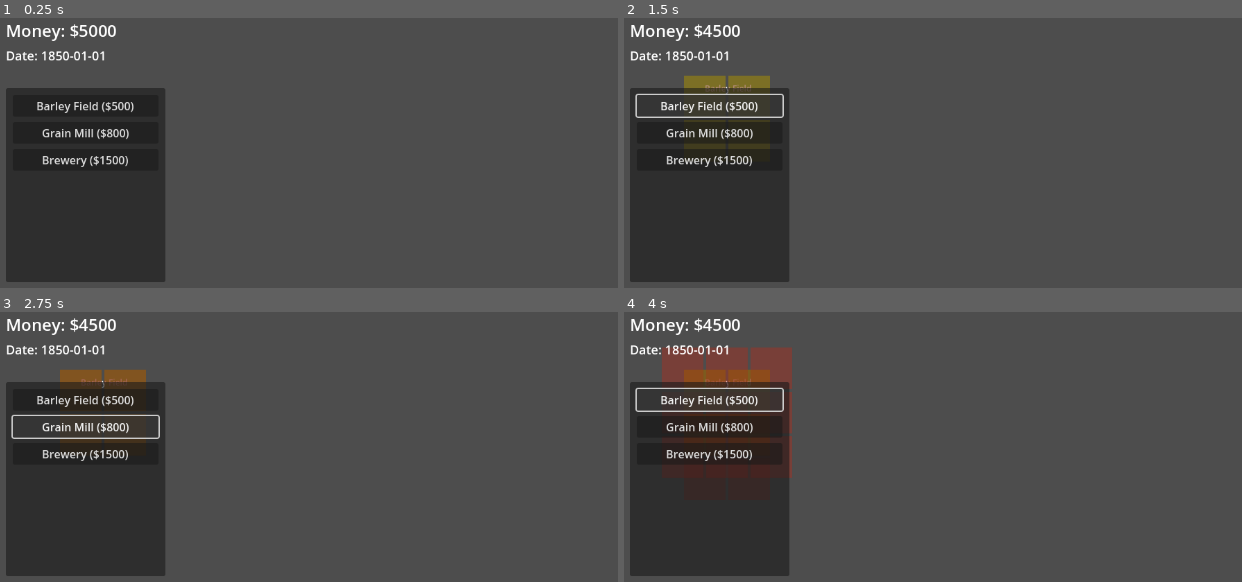
Above: before the commit, frames 1-4 (two rows, left to right).
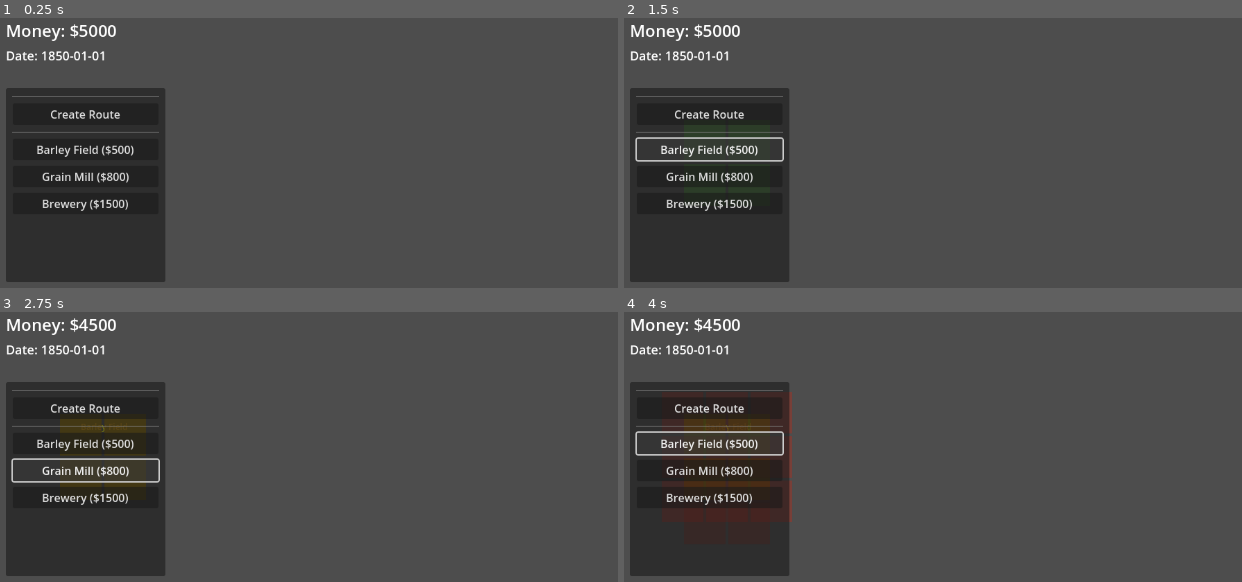
Above: after the commit, the same moments.

Repository: GergelyKrista/butykos
Game: Godot game, scene res://scenes/world_map/world_map.tscn
The game is run twice, just before and just after one commit, with the same random seed, the same clock (stepped at 60 frames per second) and the same inputs.
Inputs (mouse positions are in pixels of both pictures, inside the frame that each line leads up to):
- Up to frame 1 (0.25 s): no input
- Up to frame 2 (1.5 s): click (710, 115) at 0.5 s, where only the run after the commit has a clickable "Create Route"; click "Barley Field ($500)" at 1.25 s
- Up to frame 3 (2.75 s): click "Grain Mill ($800)" at 2 s
- Up to frame 4 (4 s): click "Brewery ($1500)" at 2.75 s; click "Barley Field ($500)" at 3.5 s

The runs differ from the first frame. In frame 1, 1.9% of the frame differs, in the area x 1-26%, y 28-72%; in frame 2, 3.8%; in frame 3, 4.4%; in frame 4, 6.5%, in the area x 1-28%, y 13-78%.

Commit message:
Add route creation UI and facility interaction
Route Creation System:
- "Create Route" button in build menu
- Two-click route creation: source facility → destination facility
- Automatic product detection based on facility compatibility
- Visual feedback with yellow highlight for selected source
- Route mode cancellation with right-click or Escape

UI Updates:
- Added "Create Route" button with separators in build menu
- Signal system for route creation events
- Connected route button to world map controller

Route Creation Logic:
- Validates facilities exist and are different
- Determines product to transport based on:
  * Source output matches destination input (preferred)
  * Falls back to source output if no specific input
- Automatic route creation once both facilities selected
- Cleans up highlighting on completion/cancellation

User Flow:
1. Click "Create Route" button
2. Click on source facility (turns yellow)
3. Click on destination facility
4. Route automatically created with correct product
5. Vehicle starts transporting goods

This enables players to connect their production chains:
- Barley Field → Grain Mill (transports barley)
- Grain Mill → Brewery (transports malt)

🤖 Generated with [Claude Code](https://claude.com/claude-code)

Co-Authored-By: Claude <noreply@anthropic.com>

Diff:
--- a/scenes/world_map/world_map.gd
+++ b/scenes/world_map/world_map.gd
@@ -22,6 +22,12 @@
 var placement_mode: bool = false
 var placement_facility_id: String = ""
 var placement_preview: Node2D = null
+
+# Route creation mode
+var route_mode: bool = false
+var route_source_id: String = ""
+var route_destination_id: String = ""
+var route_product: String = ""
 
 # Mouse/input state
 var mouse_grid_pos: Vector2i = Vector2i.ZERO
@@ -70,10 +76,20 @@
 			elif event.button_index == MOUSE_BUTTON_RIGHT and event.pressed:
 				_cancel_placement()
 
-	# Cancel placement with Escape
+	# Route mode input
+	if route_mode:
+		if event is InputEventMouseButton:
+			if event.button_index == MOUSE_BUTTON_LEFT and event.pressed:
+				_try_select_facility_for_route()
+			elif event.button_index == MOUSE_BUTTON_RIGHT and event.pressed:
+				_cancel_route_mode()
+
+	# Cancel placement/route mode with Escape
 	if event.is_action_pressed("ui_cancel"):
 		if placement_mode:
 			_cancel_placement()
+		elif route_mode:
+			_cancel_route_mode()
 
 
 func _process(_delta: float) -> void:
@@ -273,3 +289,116 @@
 func _on_build_button_pressed(facility_id: String) -> void:
 	"""Handle build button press from UI"""
 	start_placement_mode(facility_id)
+
+
+# ========================================
+# ROUTE CREATION
+# ========================================
+
+func start_route_mode() -> void:
+	"""Enter route creation mode"""
+	route_mode = true
+	route_source_id = ""
+	route_destination_id = ""
+	print("Route mode started - Click source facility, then destination facility")
+
+
+func _try_select_facility_for_route() -> void:
+	"""Try to select a facility for route creation"""
+	var facility = WorldManager.get_facility_at_position(mouse_grid_pos)
+
+	if facility.is_empty():
+		print("No facility at this location")
+		return
+
+	var facility_id = facility.id
+
+	# First click: select source
+	if route_source_id.is_empty():
+		route_source_id = facility_id
+		print("Route source selected: %s - Now click destination" % facility_id)
+		# Highlight source facility
+		_highlight_facility(facility_id, Color.YELLOW)
+		return
+
+	# Second click: select destination and create route
+	if route_destination_id.is_empty():
+		if facility_id == route_source_id:
+			print("Cannot create route to same facility")
+			return
+
+		route_destination_id = facility_id
+		print("Route destination selected: %s" % facility_id)
+
+		# Determine what product to transport
+		var product = _determine_route_product(route_source_id, route_destination_id)
+
+		if product.is_empty():
+			print("No compatible product found for this route")
+			_cancel_route_mode()
+			return
+
+		# Create the route
+		var route_id = LogisticsManager.create_route(route_source_id, route_destination_id, product)
+
+		if not route_id.is_empty():
+			print("Route created: %s" % route_id)
+			# TODO: Visualize route on map
+
+		_cancel_route_mode()
+
+
+func _determine_route_product(source_id: String, dest_id: String) -> String:
+	"""Determine what product should be transported on this route"""
+	var source = WorldManager.get_facility(source_id)
+	var dest = WorldManager.get_facility(dest_id)
+
+	var source_def = DataManager.get_facility_data(source.type)
+	var dest_def = DataManager.get_facility_data(dest.type)
+
+	# Get what the source produces
+	var source_output = source_def.get("production", {}).get("output", "")
+
+	# Get what the destination needs
+	var dest_input = dest_def.get("production", {}).get("input", "")
+
+	# Match output to input
+	if not source_output.is_empty() and source_output == dest_input:
+		return source_output
+
+	# Default to source output if destination doesn't specify
+	if not source_output.is_empty():
+		return source_output
+
+	return ""
+
+
+func _cancel_route_mode() -> void:
+	"""Cancel route creation mode"""
+	if not route_source_id.is_empty():
+		_unhighlight_facility(route_source_id)
+
+	route_mode = false
+	route_source_id = ""
+	route_destination_id = ""
+	route_product = ""
+	print("Route mode cancelled")
+
+
+func _highlight_facility(facility_id: String, color: Color) -> void:
+	"""Highlight a facility"""
+	var facility_node = facilities_container.get_node_or_null(facility_id)
+	if facility_node:
+		facility_node.modulate = color
+
+
+func _unhighlight_facility(facility_id: String) -> void:
+	"""Remove highlight from a facility"""
+	var facility_node = facilities_container.get_node_or_null(facility_id)
+	if facility_node:
+		facility_node.modulate = Color.WHITE
+
+
+func _on_create_route_button_pressed() -> void:
+	"""Handle create route button press from UI"""
+	start_route_mode()
--- a/scenes/world_map/world_map.tscn
+++ b/scenes/world_map/world_map.tscn
@@ -66,3 +66,4 @@
 theme_override_constants/separation = 8
 
 [connection signal="build_button_pressed" from="UI" to="." method="_on_build_button_pressed"]
+[connection signal="create_route_button_pressed" from="UI" to="." method="_on_create_route_button_pressed"]
--- a/scenes/world_map/world_map_ui.gd
+++ b/scenes/world_map/world_map_ui.gd
@@ -17,6 +17,7 @@
 # ========================================
 
 signal build_button_pressed(facility_id: String)
+signal create_route_button_pressed()
 
 # ========================================
 # INITIALIZATION
@@ -70,6 +71,20 @@
 	if not build_menu:
 		return
 
+	# Add separator
+	var separator = HSeparator.new()
+	build_menu.add_child(separator)
+
+	# Add "Create Route" button at the top
+	var route_button = Button.new()
+	route_button.text = "Create Route"
+	route_button.pressed.connect(_on_create_route_button_clicked)
+	build_menu.add_child(route_button)
+
+	# Add separator
+	var separator2 = HSeparator.new()
+	build_menu.add_child(separator2)
+
 	# Get all facility definitions
 	var facilities = DataManager.get_all_facilities()
 
@@ -91,3 +106,9 @@
 	"""Handle build button click"""
 	print("Build button clicked: %s" % facility_id)
 	build_button_pressed.emit(facility_id)
+
+
+func _on_create_route_button_clicked() -> void:
+	"""Handle create route button click"""
+	print("Create route button clicked")
+	create_route_button_pressed.emit()
